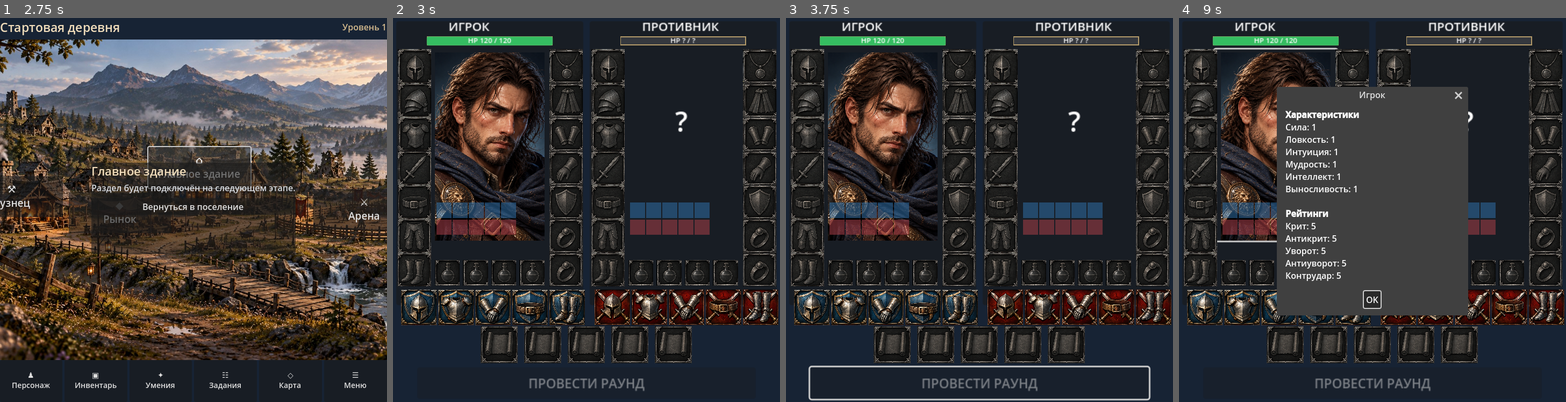
Above: before the commit, frames 1-4 (left to right).
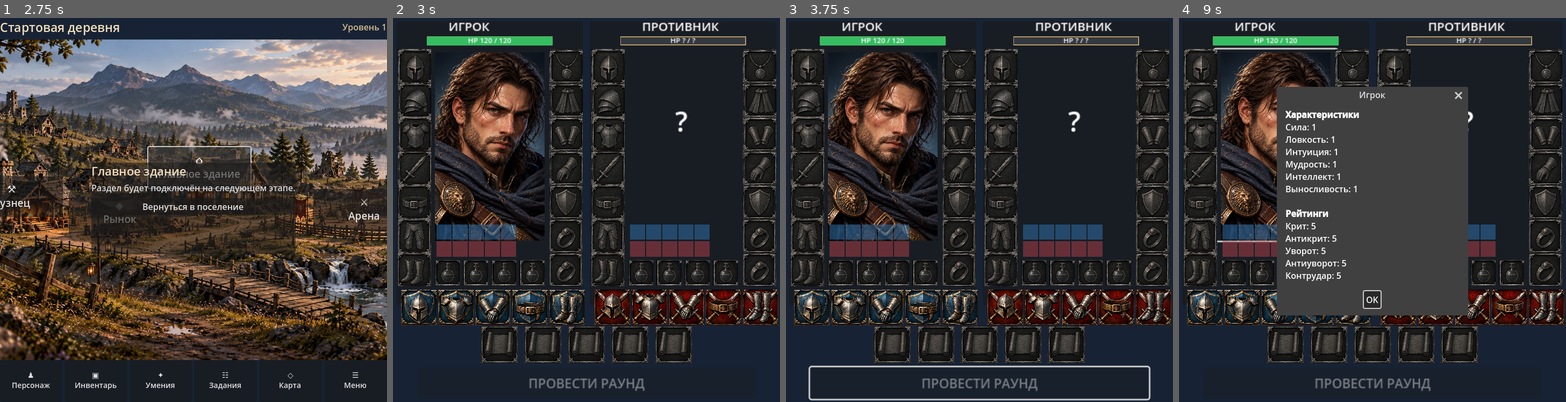
Above: after the commit, the same moments.

Repository: Archoniou1987/Battle-of-Artheon
Game: Godot game, scene res://scenes/main/main.tscn
Same seed, same stepped clock (60 frames per second), same inputs: the game is played once before the commit and once after it.
Inputs (mouse positions are in pixels of both pictures, inside the frame that each line leads up to):
- Up to frame 1 (2.75 s): click "⚒ Кузнец" at 0.5 s; click "◆ Рынок" at 1.25 s; click "⌂ Главное здание" at 2 s
- Up to frame 2 (3 s): click "⚔ Арена" at 2.75 s
- Up to frame 3 (3.75 s): click "♟ Персонаж" at 3.5 s
- Up to frame 4 (9 s): click "▣ Инвентарь" at 4.25 s; click "✦ Умения" at 5 s; click "☷ Задания" at 5.75 s; click "◇ Карта" at 6.5 s; click "☰ Меню" at 7.25 s; click "Вернуться в поселение" at 8 s; click (1275, 144) at 8.77 s

Frame 1 is identical in both runs. In frame 2, 5.2% of the frame differs, in the area x 11-82%, y 48-63%; in frame 3, 5.2%; in frame 4, 2.7%.

Commit message:
Anchor buff and debuff preview rows to elixir position

Diff:
--- a/ui/arena/arena_screen.gd
+++ b/ui/arena/arena_screen.gd
@@ -319,7 +319,7 @@
 	# until actual effect data is supplied. No placeholder icons over the face.
 	for row_type in ["Баффы", "Дебаффы"]:
 		var row := HBoxContainer.new()
-		row.position = Vector2(50, 225 if row_type == "Баффы" else 246)
+		row.position = Vector2(elixir_row.position.x + 2, elixir_row.position.y - (44 if row_type == "Баффы" else 23))
 		row.add_theme_constant_override("separation", 1)
 		row.visible = true # Temporary debug markers for layout review
 		row.mouse_filter = Control.MOUSE_FILTER_IGNORE
